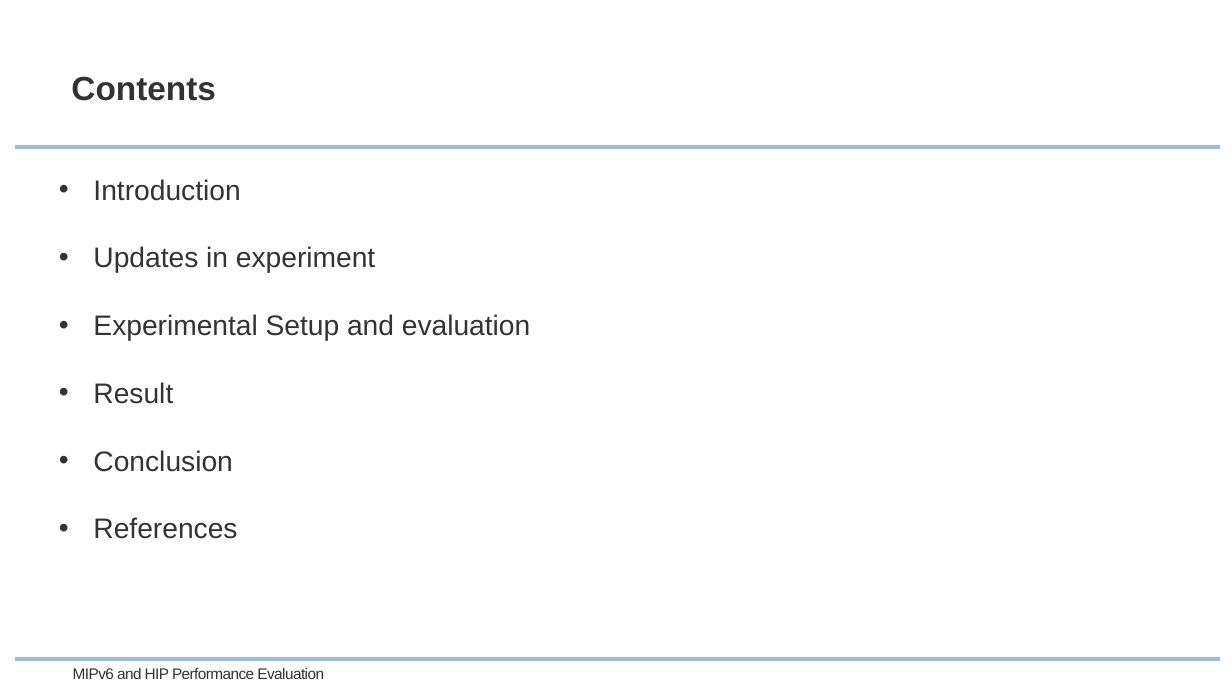
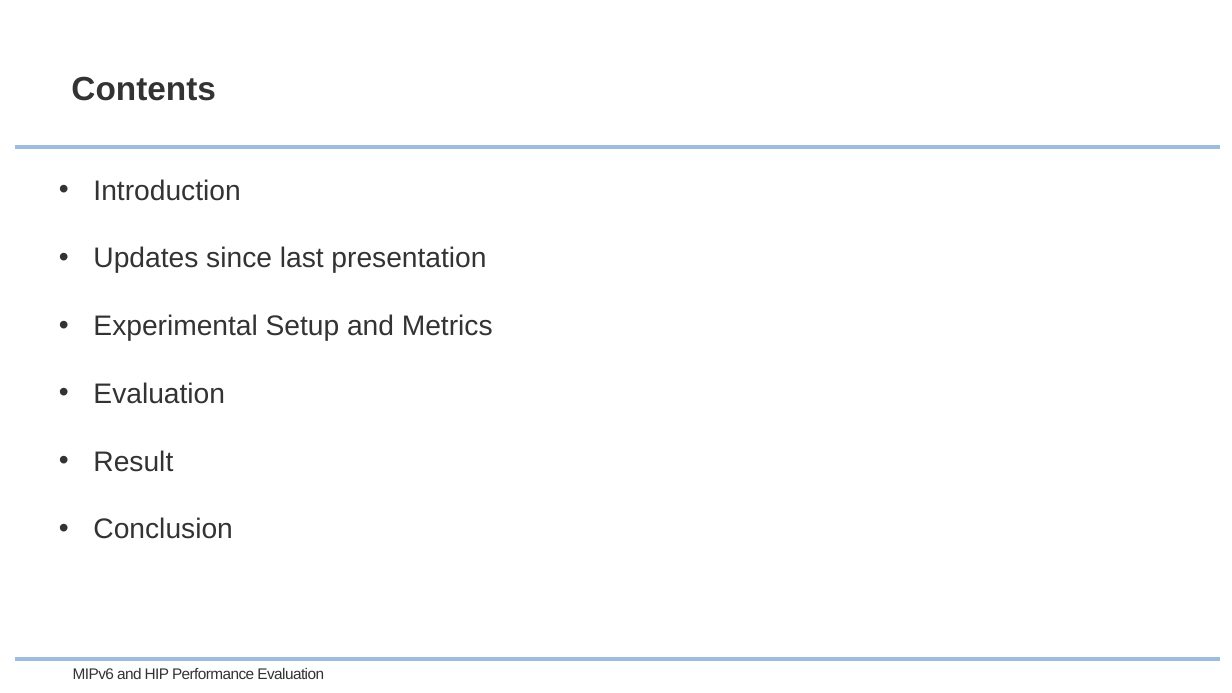
Before and after one commit to curtys/mobilecom, a slide deck: slide 2 of MIPv6_HIP_Performance_Final_Report.pptx. Drawn at 1232x693 pixels with LibreOffice and Linux fonts; fonts in the diff are those of the drawing; background and template pictures are left out. Boxes give left, top, right and bottom in pixels: in the first picture for what was removed or moved away, otherwise in the second. Text is boxed around its words. In the diff, an @@ line names an element or a change of style, - is before the commit and + after.

Commit message:
Final changes

```diff
--- a/MIPv6_HIP_Performance_Final_Report.pptx
+++ b/MIPv6_HIP_Performance_Final_Report.pptx
@@ text at box(93, 246, 493, 404): text changed @@
-• Updates in experiment
-• Experimental Setup and evaluation
+• Updates since last presentation
+• Experimental Setup and Metrics
+• Evaluation
@@ text at box(93, 517, 237, 539): paragraph removed @@
-• References
```
Also in this commit, not shown: 3 other slides changed.
